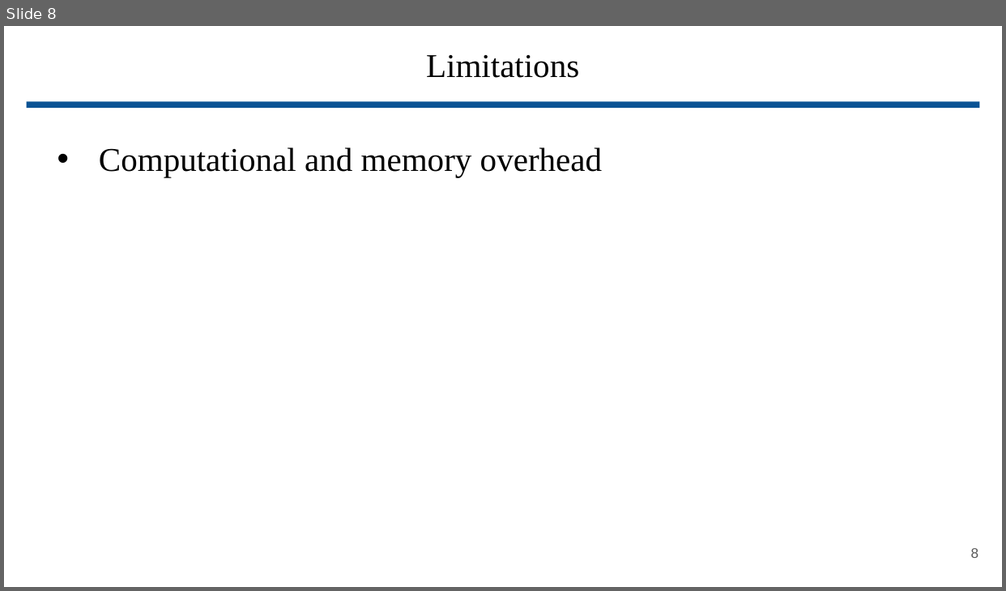
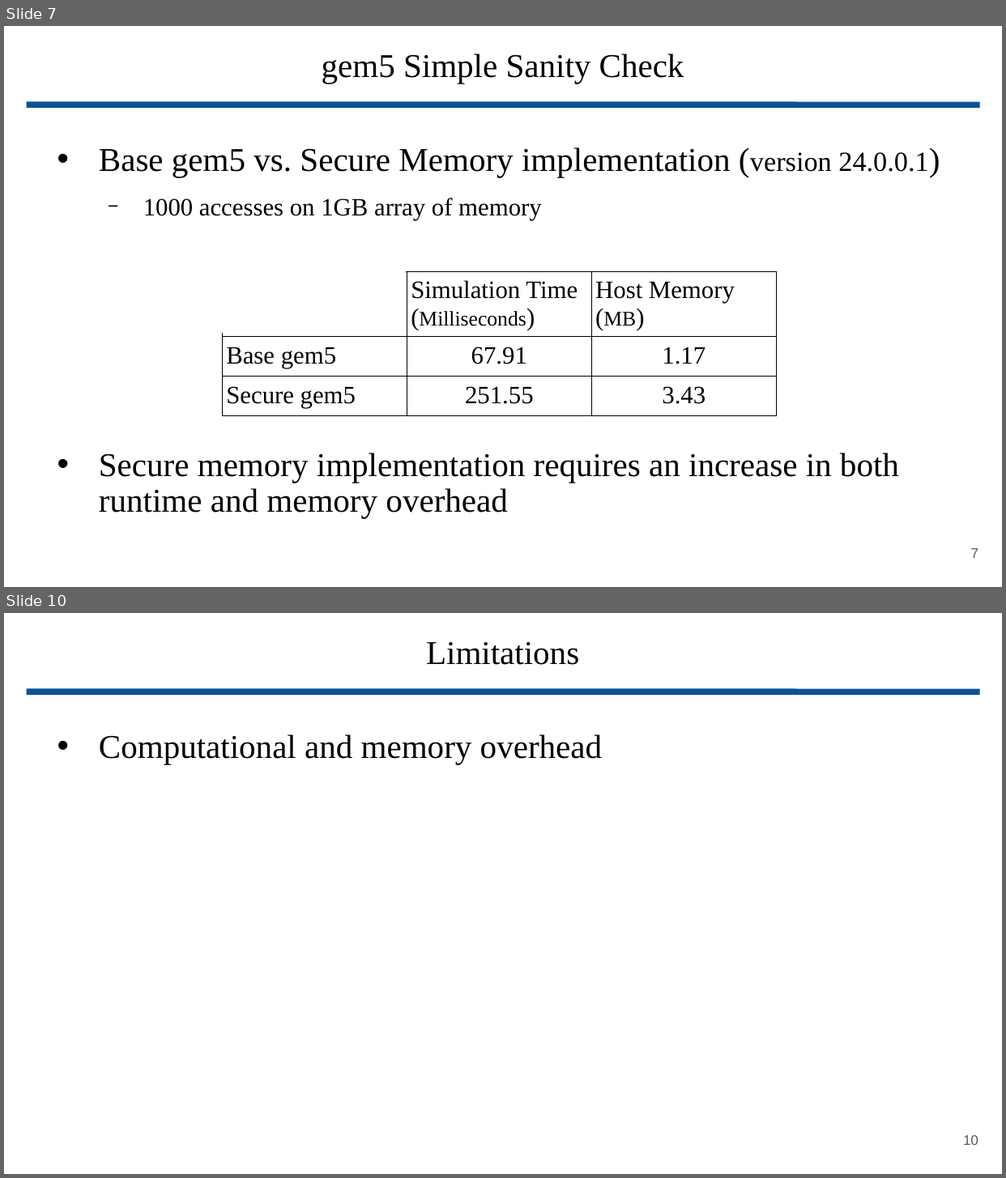
Before and after one commit to wbuz24/grad-research, a slide deck: presentations/update.11.15.pptx. Shown one above the other, each under a label of ours: slide 8 before the commit, slides 7 and 10 after it; the slides between them are not shown. The pictures are 1006x591 and 1006x1178 pixels, drawn with LibreOffice and Linux fonts; fonts in the diff are those of the drawing. Boxes give left, top, right and bottom in pixels: in the first picture for what was removed or moved away, otherwise in the second. Text is boxed around its words. In the diff, an @@ line names an element or a change of style, - is before the commit and + after.

Commit message:
simple check

```diff
--- a/presentations/update.11.15.pptx
+++ b/presentations/update.11.15.pptx
@@ slide 7 added at bbox=[4, 26, 1002, 587], background #FFFFFF @@
@@ title added at bbox=[322, 54, 684, 84], 24 pt, text #000000 @@
+gem5 Simple Sanity Check
@@ line added from (26, 105) to (980, 105), #0B5394 4.51 pt @@
@@ text added at bbox=[99, 148, 928, 518], 24 pt, text #000000 @@
+• Base gem5 vs. Secure Memory implementation (version 24.0.0.1)
+  − 1000 accesses on 1GB array of memory
+• Secure memory implementation requires an increase in both runtime and memory overhead
@@ rectangle added at bbox=[206, 258, 405, 332], fill #FFFFFF, outline #FFFFFF 0 pt @@
@@ table added at bbox=[223, 271, 777, 416], 3 rows, 3 columns @@
+ | Simulation Time (Milliseconds) | Host Memory (MB)
+Base gem5 | 67.91 | 1.17
+Secure gem5 | 251.55 | 3.43
@@ page number added at bbox=[971, 548, 979, 558], 10 pt, text #595959 @@
+7
@@ what was slide 8 is now slide 10 @@
@@ page number at bbox=[963, 1135, 978, 1145]: text changed @@
-8
+10
```
Also in this commit, not shown: 7 slides changed, 2 other slides added, 1 slide removed, 5 other files.
